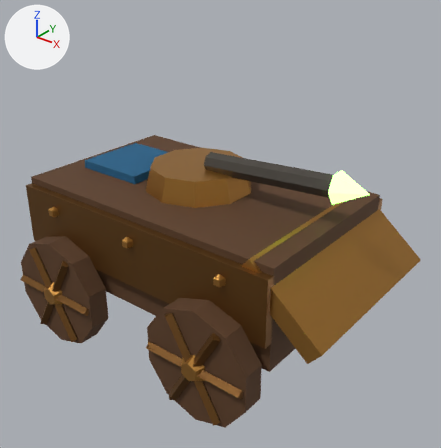
What one commit did to the glTF model godot/assets/models/crawler.glb.
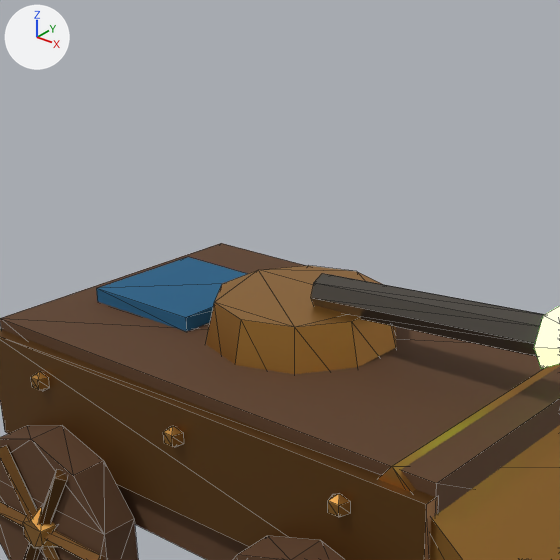
There are two pictures of each version: one whole from a 50 mm lens placed at (2.45, -2.84, 2.61), pointed at (0.21, -0.04, 0.87), one close up on the part from 7% to 78% of the width and 0% to 69% of the height. Arrows for +X, +Y and +Z are at upper left; the lights stay in place. The older version's two pictures come first. The close-ups show mesh edges as thin lines. Vertices at exactly the same position are counted once.

Names of what the first close-up shows: 'crawler'.
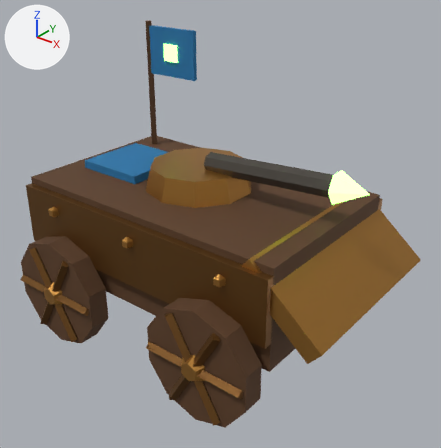
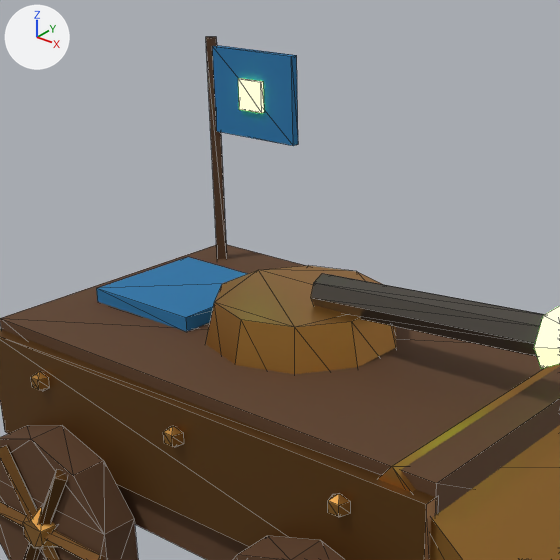
The change, as a diff of the scene's bpy script:
```diff
--- a/godot/assets/models/crawler.glb.py
+++ b/godot/assets/models/crawler.glb.py
@@ mat_cloth @@
 mat_cloth = principled_material('cloth')
-mat_cloth.base_color = (0.0137, 0.114, 0.238)  # blue #1f5f86
+mat_cloth.base_color = (0.0176, 0.175, 0.392)  # blue #2474a8
 mat_cloth.roughness = 0.95
@@ me_crawler @@
 # used by ob_crawler; location = (0.0, 0.0, 0.0)
-me_crawler.from_pydata(...)  # 379 vertices, 622 faces; spans x -1.0..1.32, y -0.84..0.84, z 0.0..1.41
+me_crawler.from_pydata(...)  # 403 vertices, 658 faces; spans x -1.0..1.32, y -0.84..0.84, z 0.0..2.0
+# me_crawler part 1: a new loose piece, a box spanning x -0.83..-0.41, y 0.435..0.465, z 1.63..1.97, in mat_cloth (blue #2474a8)
+# me_crawler part 2: a new loose piece, a box spanning x -0.68..-0.56, y 0.42..0.44, z 1.74..1.86, in mat_unit_glow (green #9dff7a, glowing green #9dff7a)
+# me_crawler part 3
+# 8 vertices are added at x -0.88..-0.82, y 0.42..0.48, z 1.05..2.0
+# 12 new faces join them, mat_oak (brown #5b3c22)
 me_crawler.materials.append(mat_oak)
```

Location of each change, [x1, y1, x2, y2] in pixels of the close-ups (560 x 560 px):
'crawler', recoloured, reshaped: before [0, 243, 560, 560]; after [0, 37, 560, 560]
part 1 of me_crawler, added (blue): after [212, 45, 298, 146]
part 2 of me_crawler, added: after [238, 78, 264, 113]
part 3 of me_crawler, added (brown): after [206, 37, 227, 259]
